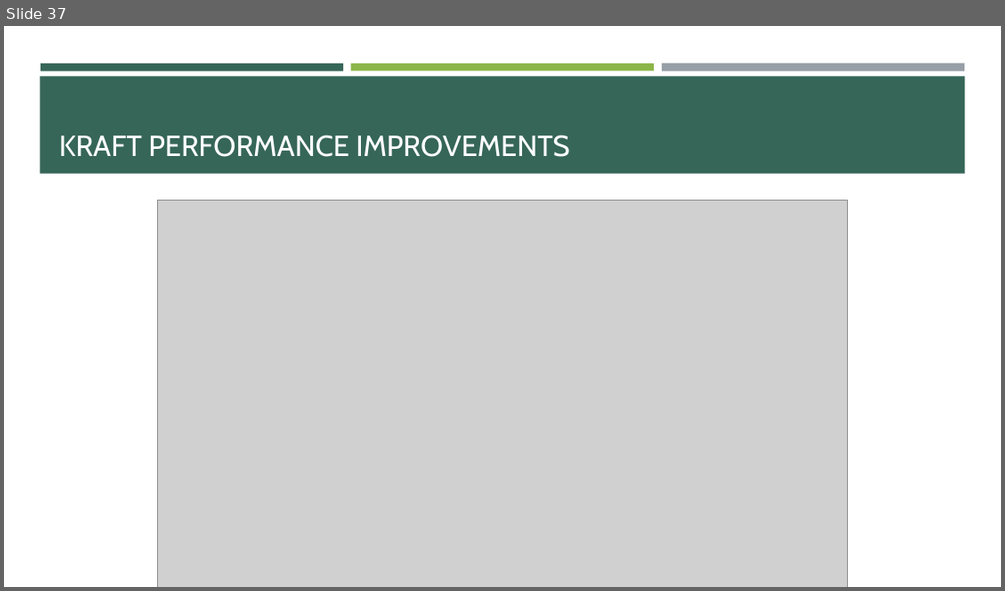
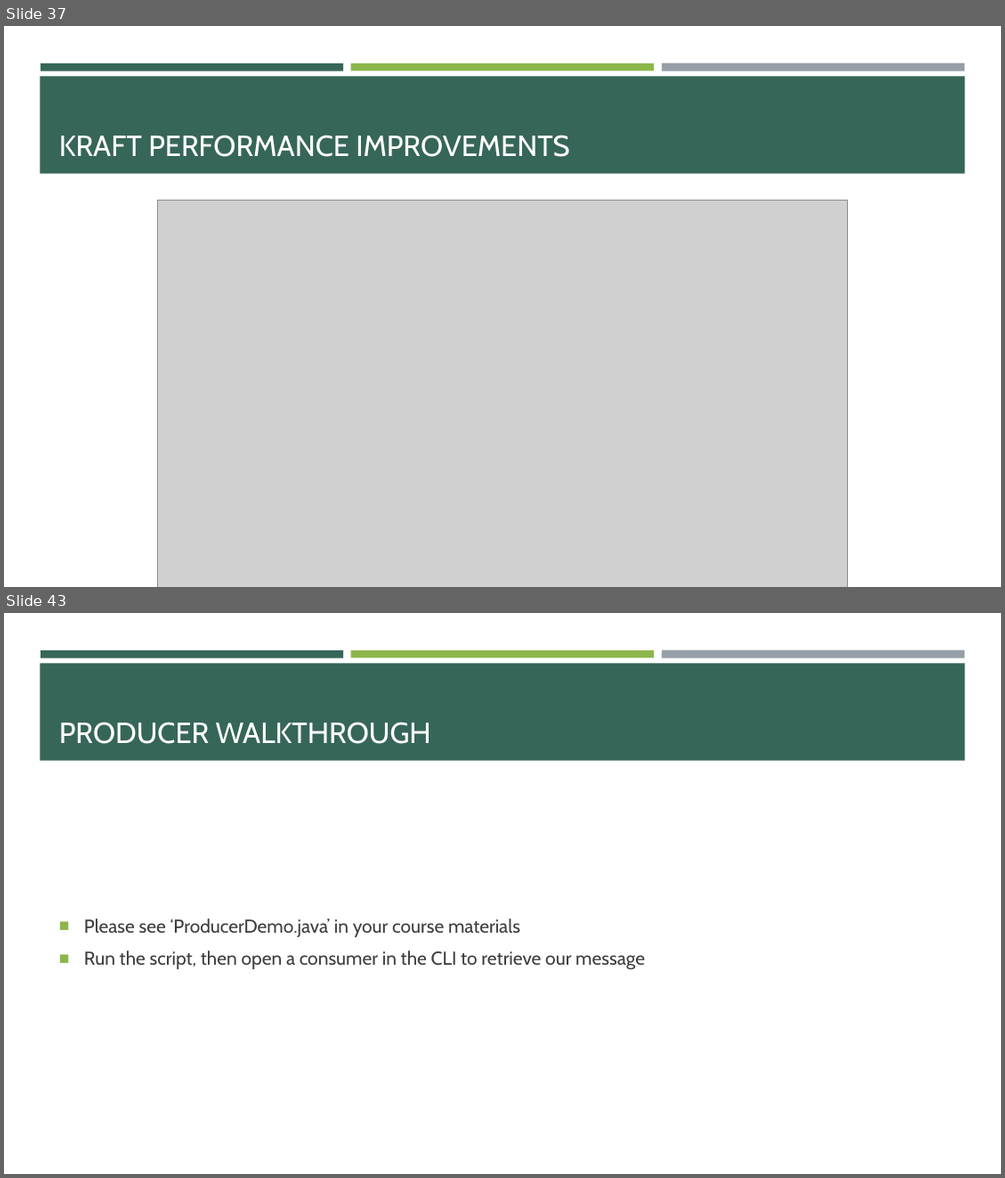
Before and after one commit to e-m-wilson/data_engineering, a slide deck: kafka/Kafka.pptx. Shown one above the other, each under a label of ours: slide 37 before the commit, slides 37 and 43 after it; the slides between them are not shown. The pictures are 1005x591 and 1005x1178 pixels, drawn with LibreOffice and Linux fonts; fonts in the diff are those of the drawing; grey boxes stand for pictures. Boxes give left, top, right and bottom in pixels: in the first picture for what was removed or moved away, otherwise in the second. Text is boxed around its words. In the diff, an @@ line names an element or a change of style, - is before the commit and + after.

```diff
--- a/kafka/Kafka.pptx
+++ b/kafka/Kafka.pptx
@@ slide 43 added at (4,613,1001,1174), background #FFFFFF; not listed: 4 template elements that a slide beside it also shows @@
@@ title added at (59,722,431,744), 28 pt, text #FFFFFF @@
+PRODUCER WALKTHROUGH
@@ text added at (84,918,645,969), 18 pt, text #3D3D3D @@
+■ Please see ‘ProducerDemo.java’ in your course materials
+■ Run the script, then open a consumer in the CLI to retrieve our message
```
Also in this commit, not shown: 2 slides changed, 6 other slides added, 21 other files.
